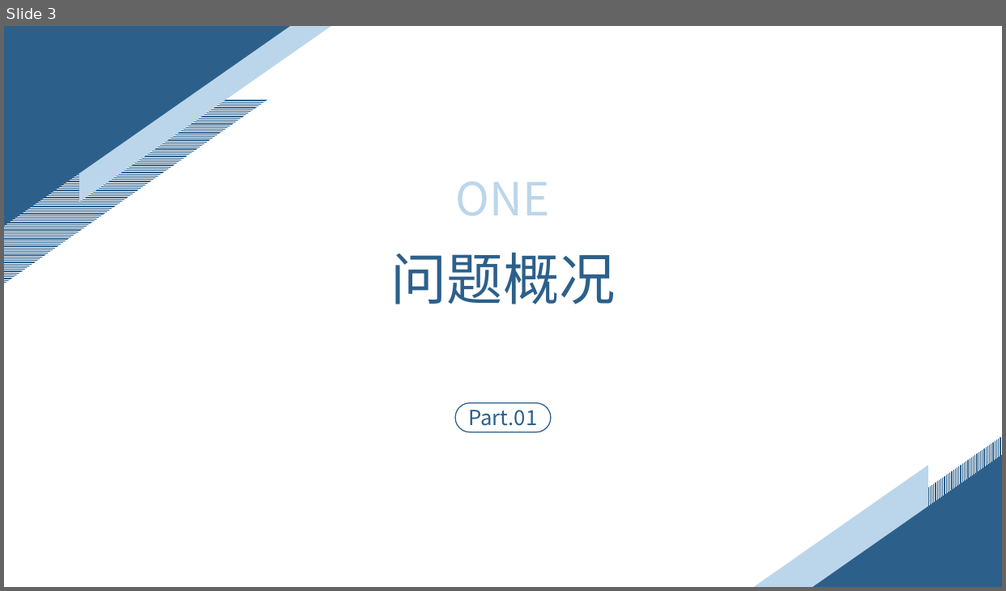
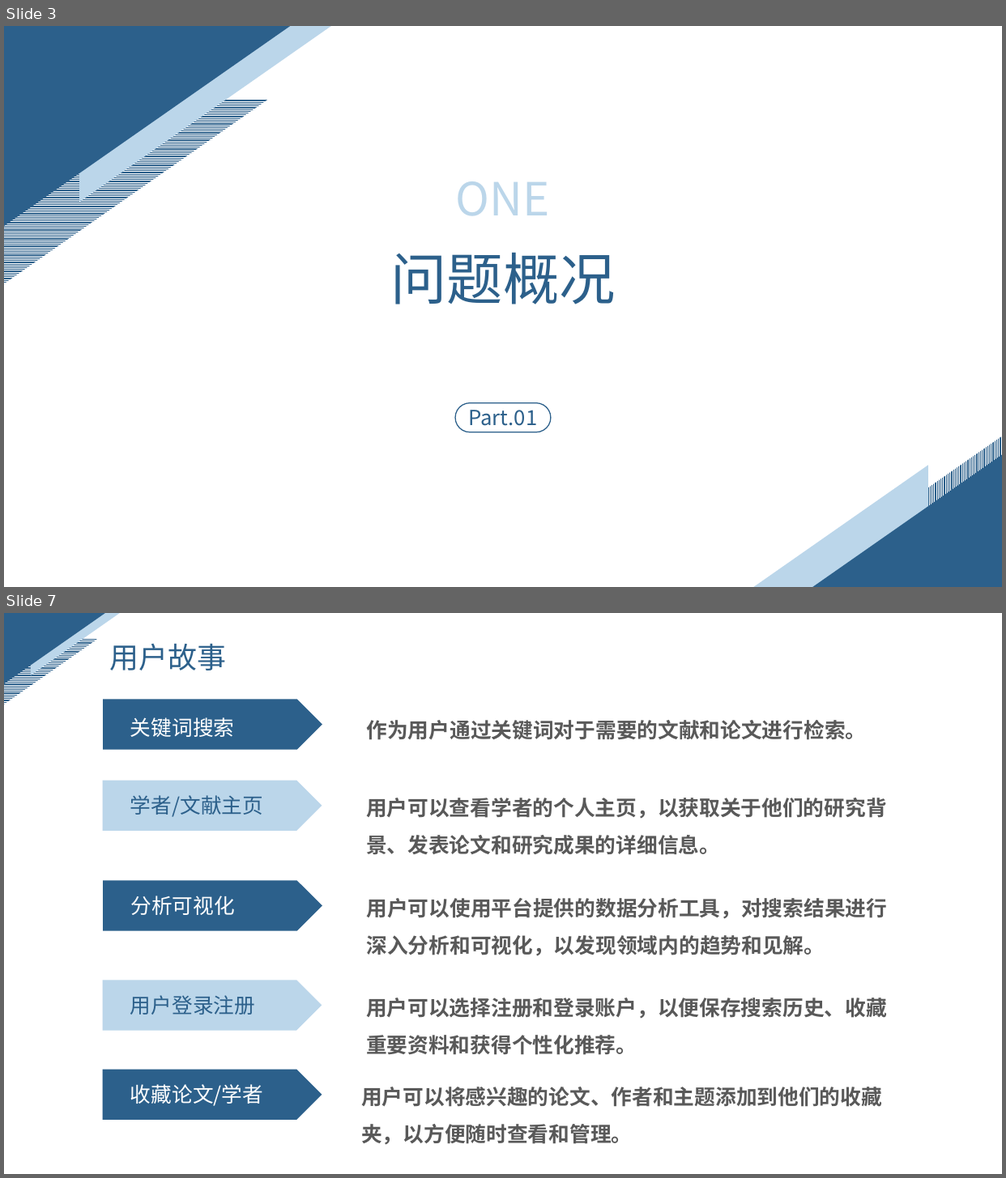
Before and after one commit to ZhangYHe/BIT-2023-ZYGC, a slide deck: doc/问题陈述.pptx. Shown one above the other, each under a label of ours: slide 3 before the commit, slides 3 and 7 after it; the slides between them are not shown. The pictures are 1006x591 and 1006x1178 pixels, drawn with LibreOffice and Linux fonts; fonts in the diff are those of the drawing. Boxes give left, top, right and bottom in pixels: in the first picture for what was removed or moved away, otherwise in the second. Text is boxed around its words. In the diff, an @@ line names an element or a change of style, - is before the commit and + after.

```diff
--- a/doc/问题陈述.pptx
+++ b/doc/问题陈述.pptx
@@ slide 7 added at (4, 613, 1002, 1174), background #FFFFFF @@
@@ right triangle added at (4, 613, 105, 684), fill #2C608B @@
@@ right triangle added at (31, 613, 120, 675), fill #BBD6EA @@
@@ right triangle added at (4, 639, 98, 705), fill pattern #2C608B on #FFFFFF @@
@@ text added at (110, 644, 227, 671), 28 pt, text #2C608B @@
+用户故事
@@ pentagon arrow added at (103, 699, 322, 749), fill #2C608B @@
@@ text added at (130, 717, 234, 737), 20 pt, text #FFFFFF @@
+关键词搜索
@@ text added at (367, 720, 867, 740), 20 pt, text #595959, bold @@
+作为用户通过关键词对于需要的文献和论文进行检索。
@@ pentagon arrow added at (103, 781, 322, 831), fill #BBD6EA @@
@@ text added at (130, 795, 263, 817), 20 pt, text #2C608B @@
+学者/文献主页
@@ text added at (366, 798, 887, 855), 20 pt, text #595959, bold @@
+用户可以查看学者的个人主页，以获取关于他们的研究背景、发表论文和研究成果的详细信息。
@@ pentagon arrow added at (103, 881, 322, 931), fill #2C608B @@
@@ text added at (130, 896, 234, 915), 20 pt, text #FFFFFF @@
+分析可视化
@@ text added at (367, 898, 888, 956), 20 pt, text #595959, bold @@
+用户可以使用平台提供的数据分析工具，对搜索结果进行深入分析和可视化，以发现领域内的趋势和见解。
@@ pentagon arrow added at (103, 981, 322, 1031), fill #BBD6EA @@
@@ text added at (130, 995, 255, 1015), 20 pt, text #2C608B @@
+用户登录注册
@@ text added at (366, 998, 887, 1055), 20 pt, text #595959, bold @@
+用户可以选择注册和登录账户，以便保存搜索历史、收藏重要资料和获得个性化推荐。
@@ pentagon arrow added at (103, 1070, 322, 1120), fill #2C608B @@
@@ text added at (130, 1084, 263, 1106), 20 pt, text #FFFFFF @@
+收藏论文/学者
@@ text added at (361, 1087, 882, 1145), 20 pt, text #595959, bold @@
+用户可以将感兴趣的论文、作者和主题添加到他们的收藏夹，以方便随时查看和管理。
```
Also in this commit, not shown: 1 slide changed, 9 other slides added, 2 slides removed.
